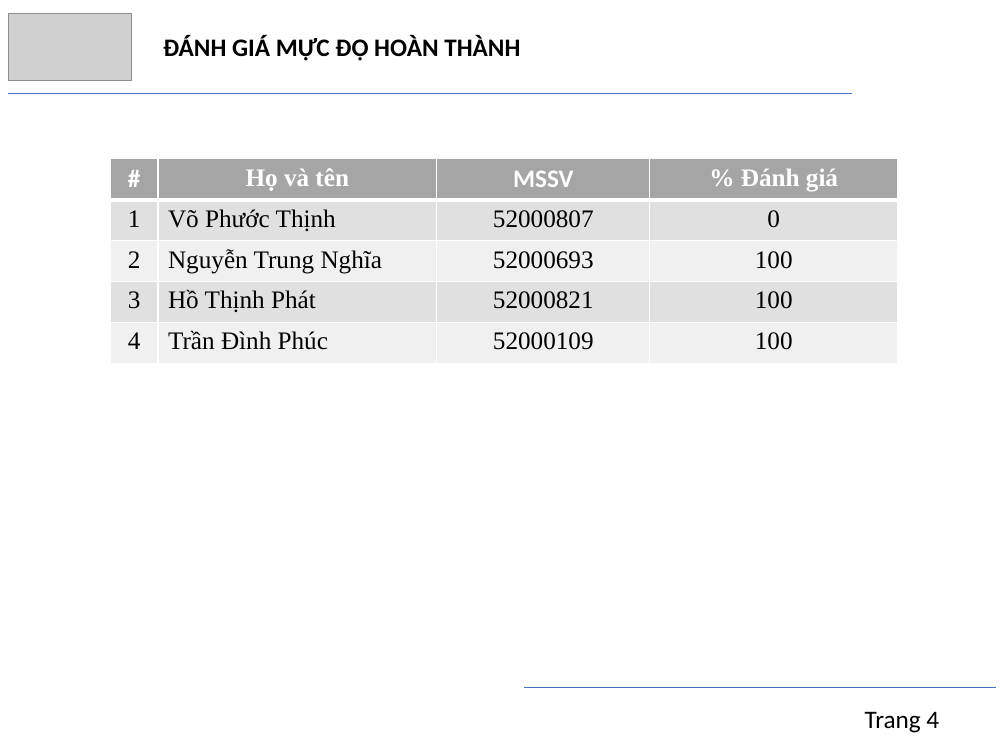
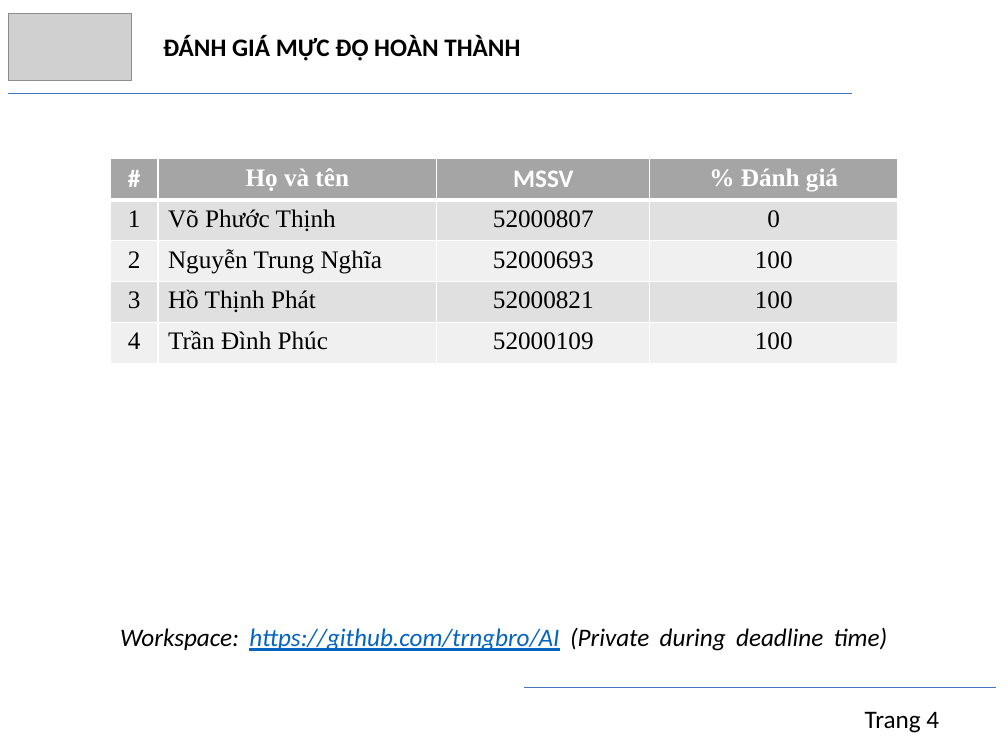
Before and after one commit to trngbro/AI, a slide deck: slide 4 of present/presentation.pptx. Drawn at 1008x756 pixels with LibreOffice and Linux fonts; fonts in the diff are those of the drawing; grey boxes stand for pictures. Boxes give left, top, right and bottom in pixels: in the first picture for what was removed or moved away, otherwise in the second. Text is boxed around its words. In the diff, an @@ line names an element or a change of style, - is before the commit and + after.

```diff
--- a/present/presentation.pptx
+++ b/present/presentation.pptx
@@ text added at bbox=[120, 627, 888, 651], 18 pt, text #000000, italic @@
+Workspace: https://github.com/trngbro/AI (Private during deadline time)
```
Also in this commit, not shown: 1 other slide changed.
